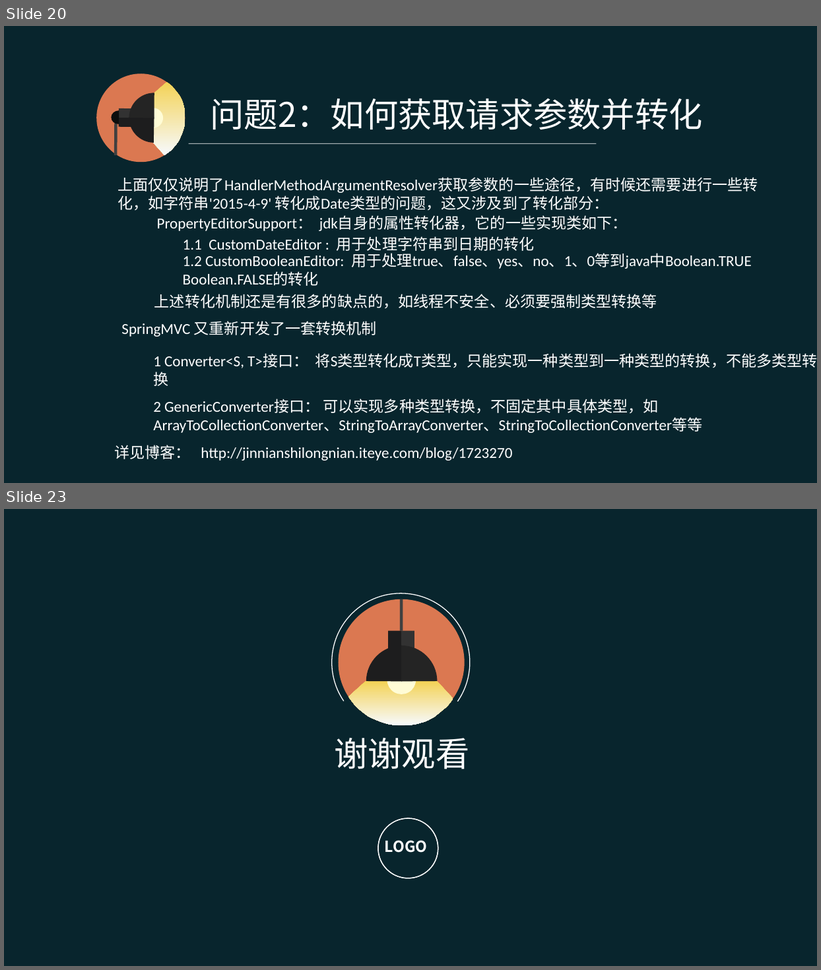
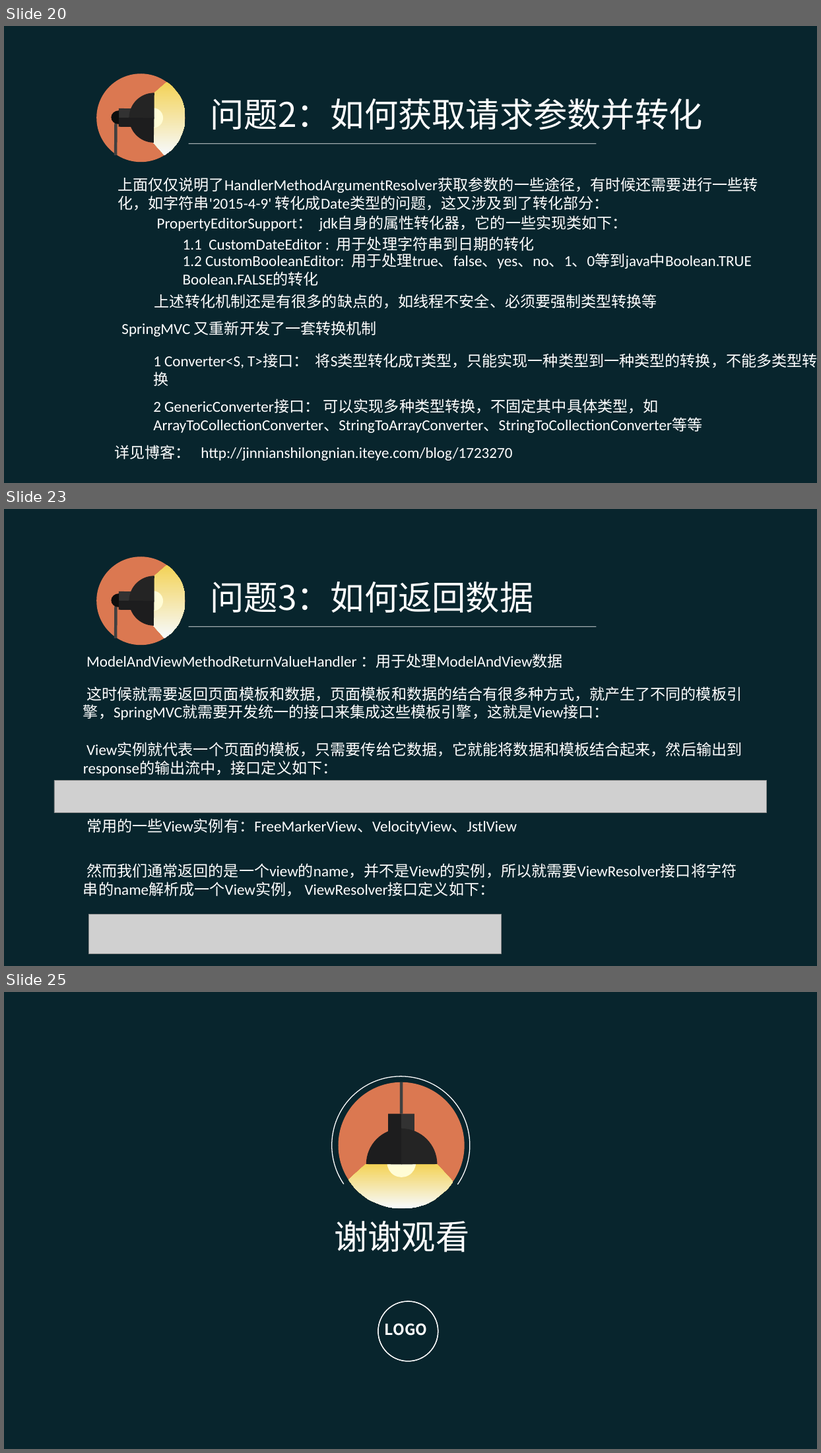
Before and after one commit to pingpangkuangmo/blog, a slide deck: 2015-4/SpringMVC的设计分享.ppt. Shown one above the other, each under a label of ours: slides 20 and 23 before the commit, slides 20, 23 and 25 after it; the slides between them are not shown. The pictures are 821x970 and 821x1453 pixels, drawn with LibreOffice and Linux fonts; fonts in the diff are those of the drawing; grey boxes stand for pictures. Boxes give left, top, right and bottom in pixels: in the first picture for what was removed or moved away, otherwise in the second. Text is boxed around its words. In the diff, an @@ line names an element or a change of style, - is before the commit and + after.

Commit message:
SpringMVC ppt进行中

```diff
--- a/2015-4/SpringMVC的设计分享.ppt
+++ b/2015-4/SpringMVC的设计分享.ppt
@@ slide 23 added at box(4, 509, 817, 966), background #08252D @@
@@ text added at box(211, 581, 534, 613), 40 pt, text #FFFFFF @@
+问题3：如何返回数据
@@ group added at box(96, 556, 186, 646): 5 freeform shapes, 2 rectangles, 1 ellipse, 1 line @@
@@ line added from (189, 626) to (596, 626), #FFFFFF 0.51 pt @@
@@ text added at box(86, 654, 562, 668), 18 pt, text #FFFFFF @@
+ModelAndViewMethodReturnValueHandler ：用于处理ModelAndView数据
@@ text added at box(83, 687, 742, 720), 18 pt, text #FFFFFF @@
+这时候就需要返回页面模板和数据，页面模板和数据的结合有很多种方式，就产生了不同的模板引擎，SpringMVC就需要开发统一的接口来集成这些模板引擎，这就是View接口：
@@ text added at box(83, 743, 742, 776), 18 pt, text #FFFFFF @@
+View实例就代表一个页面的模板，只需要传给它数据，它就能将数据和模板结合起来，然后输出到response的输出流中，接口定义如下：
@@ picture added at box(54, 780, 766, 813) @@
@@ text added at box(86, 819, 517, 834), 18 pt, text #FFFFFF @@
+常用的一些View实例有：FreeMarkerView、VelocityView、JstlView
@@ text added at box(86, 863, 737, 896), 18 pt, text #FFFFFF @@
+然而我们通常返回的是一个view的name，并不是View的实例，所以就需要ViewResolver接口将字符串的name解析成一个View实例， ViewResolver接口定义如下：
@@ picture added at box(88, 914, 502, 954) @@
@@ what was slide 23 is now slide 25 @@
```
Also in this commit, not shown: 1 slide changed, 2 other slides added, 1 slide removed.
